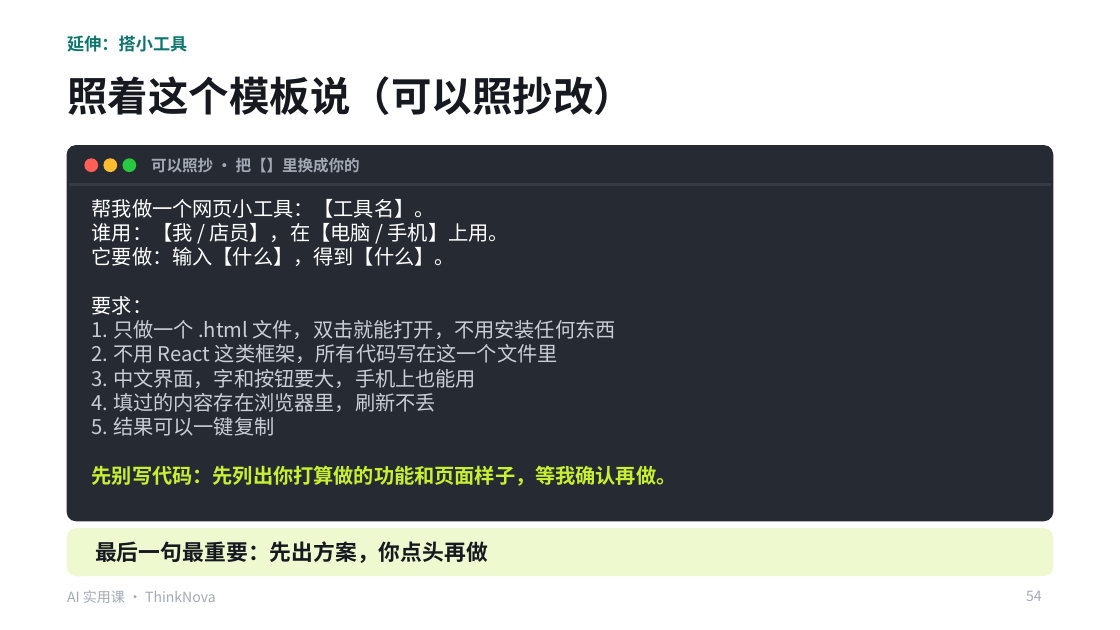
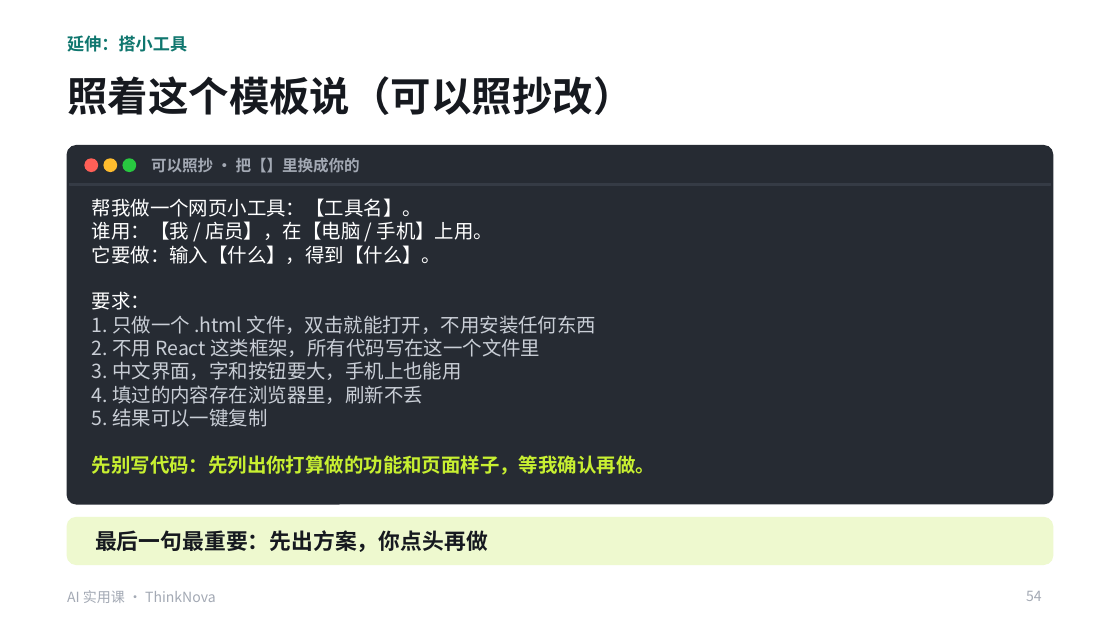
Before and after one commit to freyhuang-11/thinknova-memory, a slide deck: slide 54 of courses/小生意实用课/AI实用课_Codex提效.pptx. Drawn at 1120x630 pixels with LibreOffice and Linux fonts; fonts in the diff are those of the drawing. Boxes give left, top, right and bottom in pixels: in the first picture for what was removed or moved away, otherwise in the second. Text is boxed around its words. In the diff, an @@ line names an element or a change of style, - is before the commit and + after.

```diff
--- a/courses/小生意实用课/AI实用课_Codex提效.pptx
+++ b/courses/小生意实用课/AI实用课_Codex提效.pptx
@@ rounded rectangle: place and size @@
-rounded rectangle at <box>67,146,1053,521</box>
+rounded rectangle at <box>67,146,1053,504</box>
@@ rounded rectangle at <box>67,146,1053,504</box>: proportions changed @@
@@ text "帮我做一个网页小工具：【工具名】。" at <box>92,198,655,475</box>: size 13 to 12.5 pt @@
@@ rounded rectangle: place and size @@
-rounded rectangle at <box>67,529,1053,576</box>
+rounded rectangle at <box>67,517,1053,564</box>
@@ text "最后一句最重要：先出方案，你点头再做": place and size @@
-text "最后一句最重要：先出方案，你点头再做" at <box>95,541,488,563</box>
+text "最后一句最重要：先出方案，你点头再做" at <box>95,530,488,552</box>
```
Also in this commit, not shown: 22 other slides changed, 3 other files.
